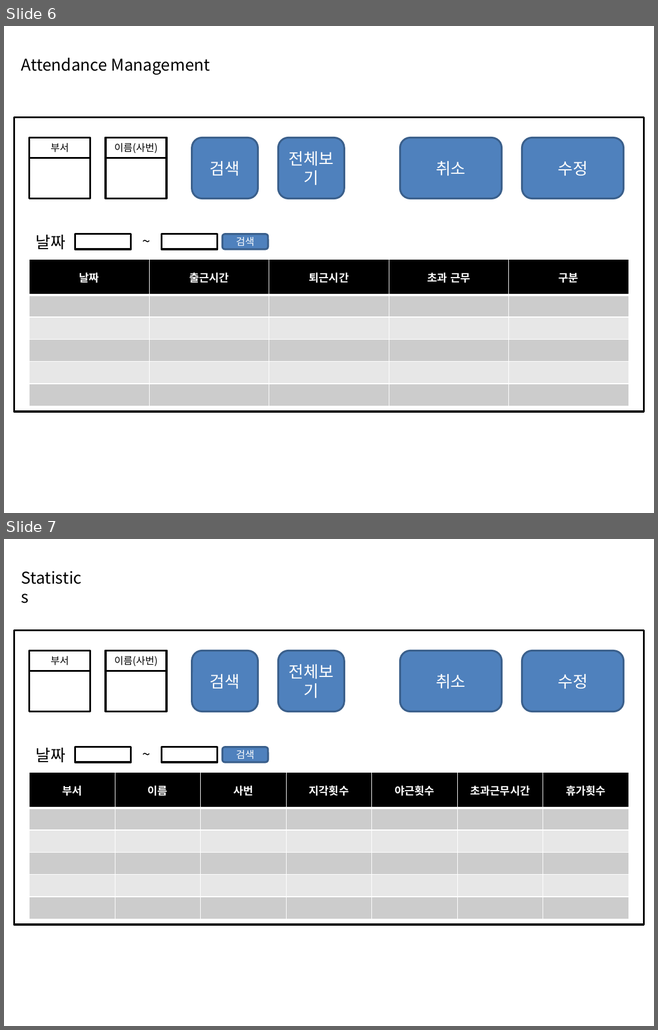
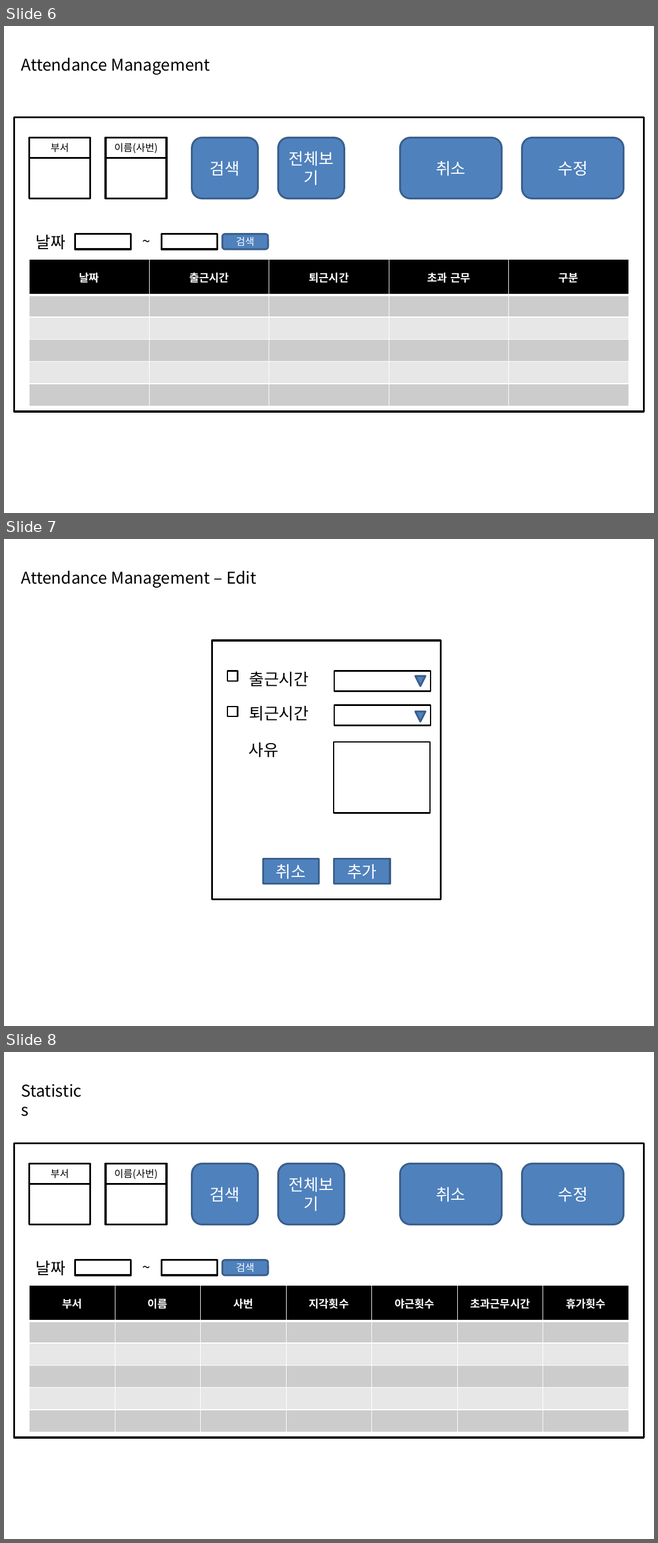
Before and after one commit to tmdgh6789/HRM, a slide deck: 2.Design/ui.pptx. Shown one above the other, each under a label of ours: slides 6 and 7 before the commit, slides 6, 7 and 8 after it. The pictures are 658x1030 and 658x1543 pixels, drawn with LibreOffice and Linux fonts; fonts in the diff are those of the drawing. Boxes give left, top, right and bottom in pixels: in the first picture for what was removed or moved away, otherwise in the second. Text is boxed around its words. In the diff, an @@ line names an element or a change of style, - is before the commit and + after.

Commit message:
Update (edit staff, attendance, ...)

```diff
--- a/2.Design/ui.pptx
+++ b/2.Design/ui.pptx
@@ slide 7 added at <box>4,539,654,1026</box>, background #FFFFFF @@
@@ text added at <box>21,570,256,588</box>, 18 pt, text #000000 @@
+Attendance Management – Edit
@@ rectangle added at <box>212,641,441,899</box>, outline #000000 2 pt @@
@@ rectangle added at <box>227,671,238,681</box>, outline #000000 1.5 pt @@
@@ text added at <box>249,671,308,687</box>, 18 pt, text #000000 @@
+출근시간
@@ rectangle added at <box>334,671,430,691</box>, outline #000000 1.5 pt @@
@@ triangle added at <box>415,676,426,686</box>, fill #4F81BD, outline #3A5F8C 2 pt @@
@@ rectangle added at <box>227,707,238,717</box>, outline #000000 1.5 pt @@
@@ text added at <box>249,706,308,721</box>, 18 pt, text #000000 @@
+퇴근시간
@@ rectangle added at <box>334,705,430,725</box>, outline #000000 1.5 pt @@
@@ triangle added at <box>415,712,426,722</box>, fill #4F81BD, outline #3A5F8C 2 pt @@
@@ text added at <box>248,743,278,758</box>, 18 pt, text #000000 @@
+사유
@@ rectangle added at <box>333,741,430,813</box>, outline #000000 1.5 pt @@
@@ rectangle added at <box>263,859,318,884</box>, fill #4F81BD, outline #3A5F8C 2 pt, 18 pt, text #FFFFFF @@
+취소
@@ rectangle added at <box>334,859,390,884</box>, fill #4F81BD, outline #3A5F8C 2 pt, 18 pt, text #FFFFFF @@
+추가
@@ what was slide 7 is now slide 8 @@
```
Also in this commit, not shown: 22 other files.
